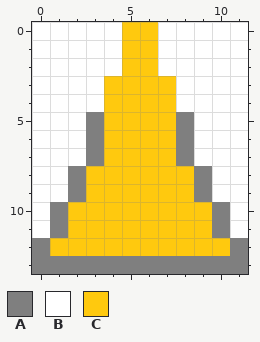
Two versions of one pixel-art sprite, assets/snake.png. Above, as it was before the edit.
The file is 12x14 pixels.
Palette (. is transparent): A #7f7f7f  B #ffffff  C #ffc90e
The same view after the edit:
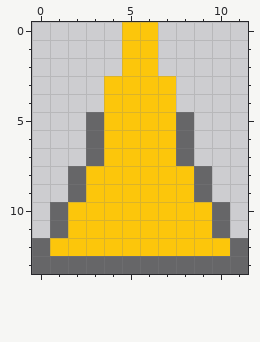
Change:
@@ palette @@
-A #7f7f7f
+A #00000080
-C #ffc90e
+C #ffc600f1
@@ x 0..11 @@
- 0 BBBBBCCBBBBB
- 1 BBBBBCCBBBBB
- 2 BBBBBCCBBBBB
- 3 BBBBCCCCBBBB
- 4 BBBBCCCCBBBB
- 5 BBBACCCCABBB
- 6 BBBACCCCABBB
- 7 BBBACCCCABBB
- 8 BBACCCCCCABB
- 9 BBACCCCCCABB
-10 BACCCCCCCCAB
-11 BACCCCCCCCAB
+ 0 .....CC.....
+ 1 .....CC.....
+ 2 .....CC.....
+ 3 ....CCCC....
+ 4 ....CCCC....
+ 5 ...ACCCCA...
+ 6 ...ACCCCA...
+ 7 ...ACCCCA...
+ 8 ..ACCCCCCA..
+ 9 ..ACCCCCCA..
+10 .ACCCCCCCCA.
+11 .ACCCCCCCCA.
 12 ACCCCCCCCCCA
